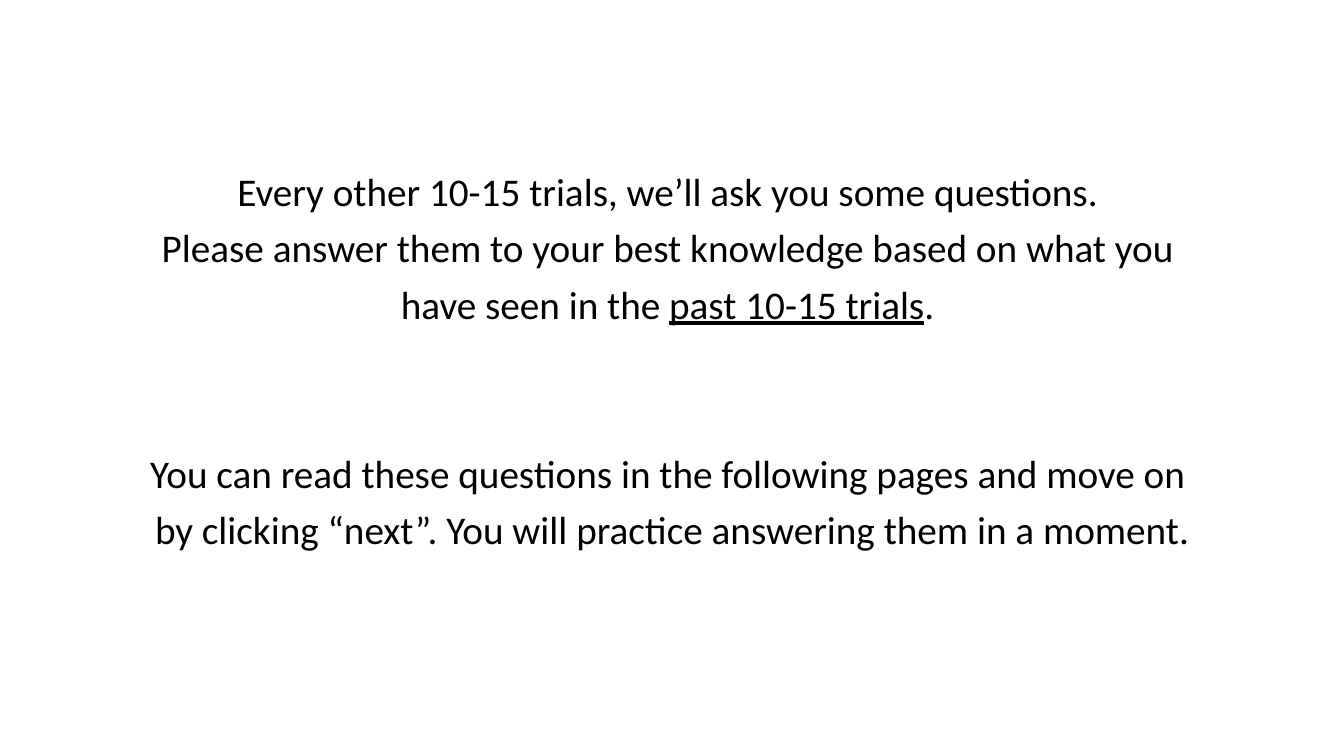
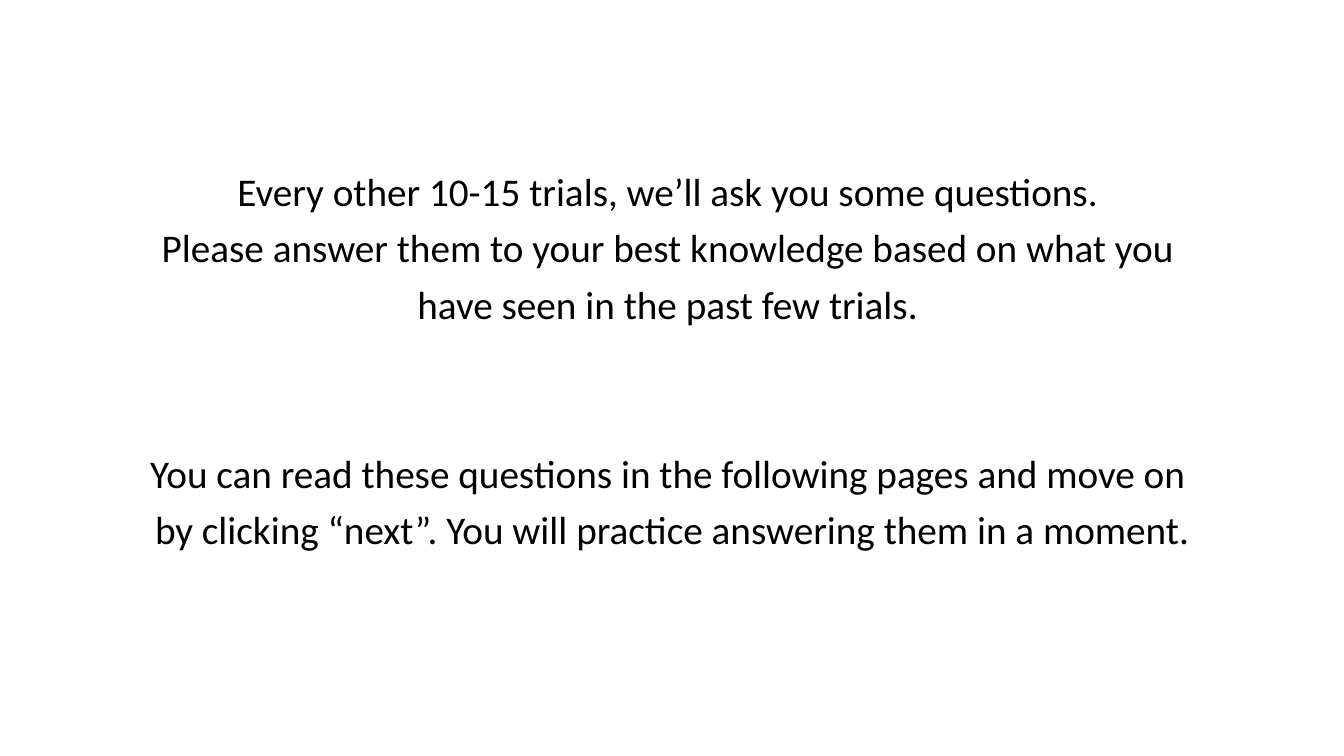
Before and after one commit to LillianXu2019/LUX-RL, a slide deck: slide 18 of images/task_instructions_lux.pptx. Drawn at 1344x756 pixels with LibreOffice and Linux fonts; fonts in the diff are those of the drawing. Boxes give left, top, right and bottom in pixels: in the first picture for what was removed or moved away, otherwise in the second. Text is boxed around its words. In the diff, an @@ line names an element or a change of style, - is before the commit and + after.

```diff
--- a/images/task_instructions_lux.pptx
+++ b/images/task_instructions_lux.pptx
@@ text at (417,291,918,326): text changed @@
-have seen in the past 10-15 trials.
+have seen in the past few trials.
```
Also in this commit, not shown: 2 other slides changed, 3 slides added, 1 other file.
